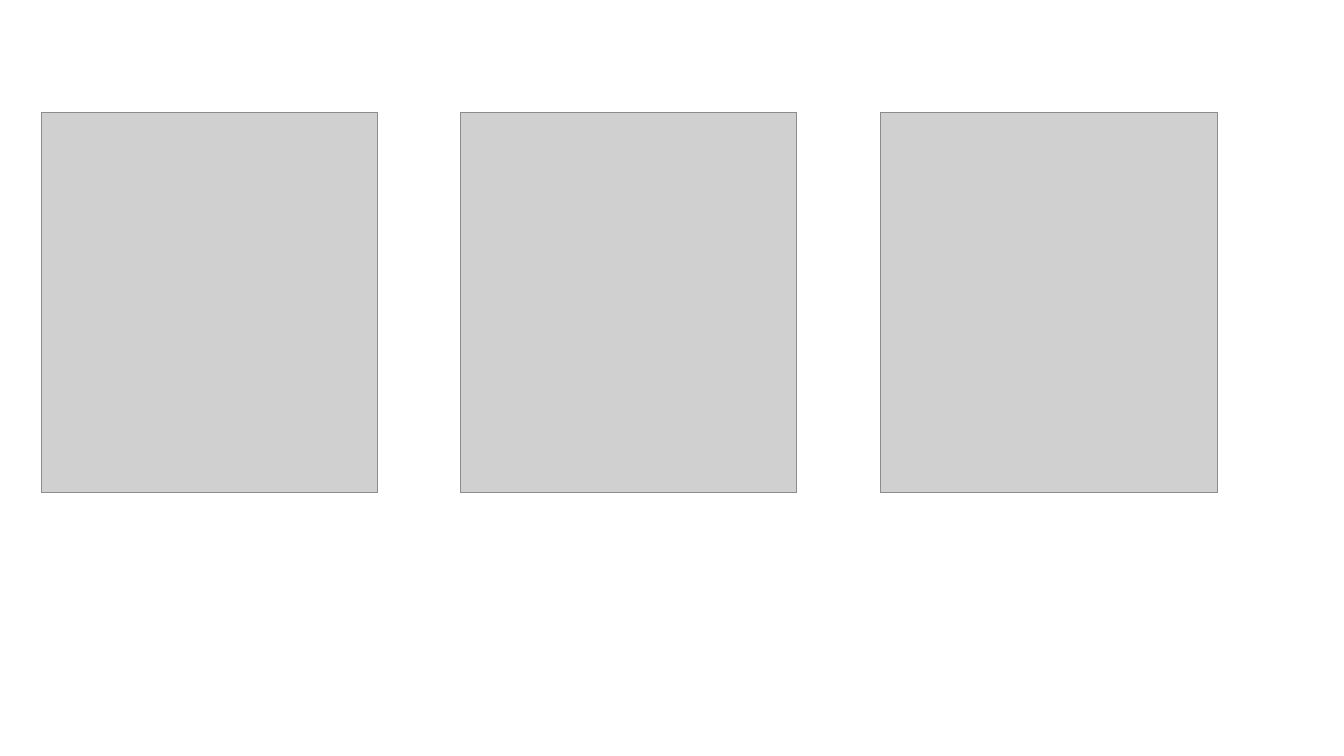
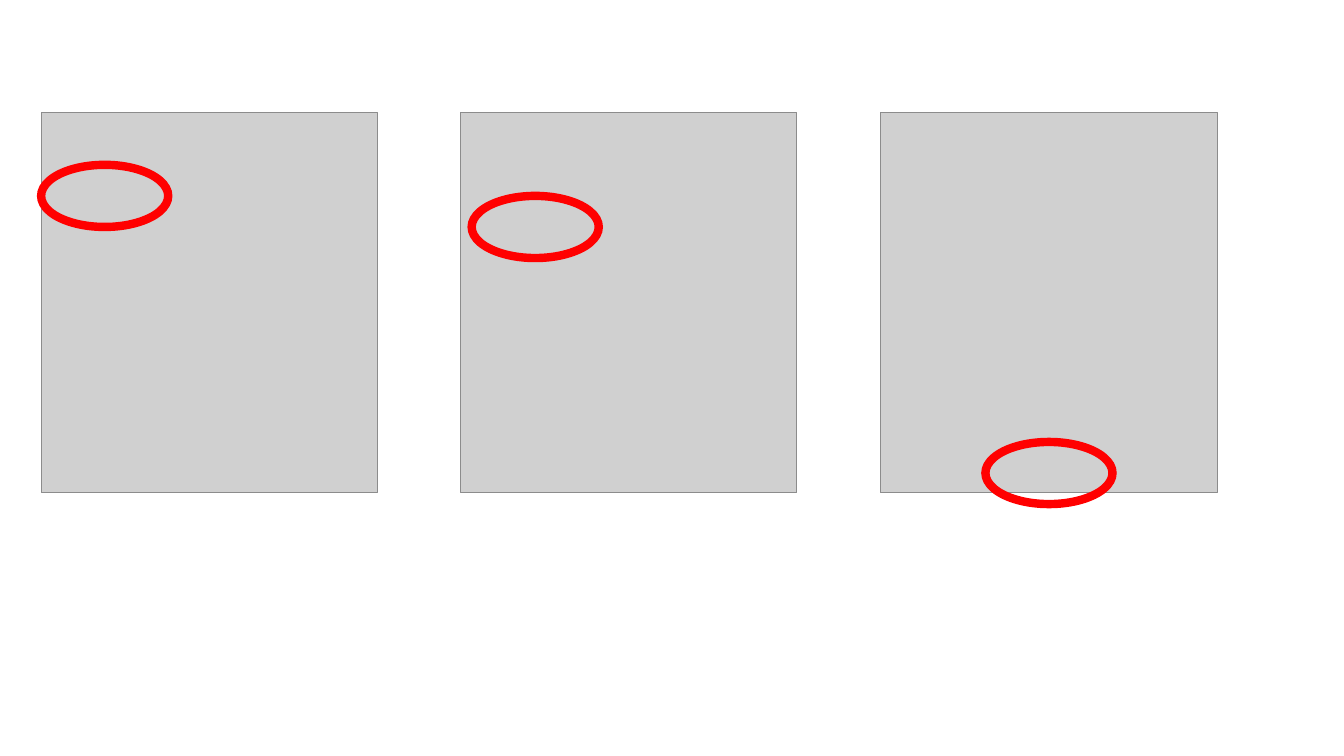
Before and after one commit to perl-easj/Teaching-materials, a slide deck: slide 31 of CSharpProgramming/Misc/GitHubOgVisualStudio.pptx. Drawn at 1344x756 pixels with LibreOffice and Linux fonts; fonts in the diff are those of the drawing; grey boxes stand for pictures. Boxes give left, top, right and bottom in pixels: in the first picture for what was removed or moved away, otherwise in the second. Text is boxed around its words. In the diff, an @@ line names an element or a change of style, - is before the commit and + after.

```diff
--- a/CSharpProgramming/Misc/GitHubOgVisualStudio.pptx
+++ b/CSharpProgramming/Misc/GitHubOgVisualStudio.pptx
@@ ellipse added at (x1=41, y1=165, x2=168, y2=228), outline #FF0000 6 pt @@
@@ ellipse added at (x1=472, y1=196, x2=599, y2=258), outline #FF0000 6 pt @@
@@ ellipse added at (x1=986, y1=442, x2=1113, y2=504), outline #FF0000 6 pt @@
```
Also in this commit, not shown: 17 other slides changed.
